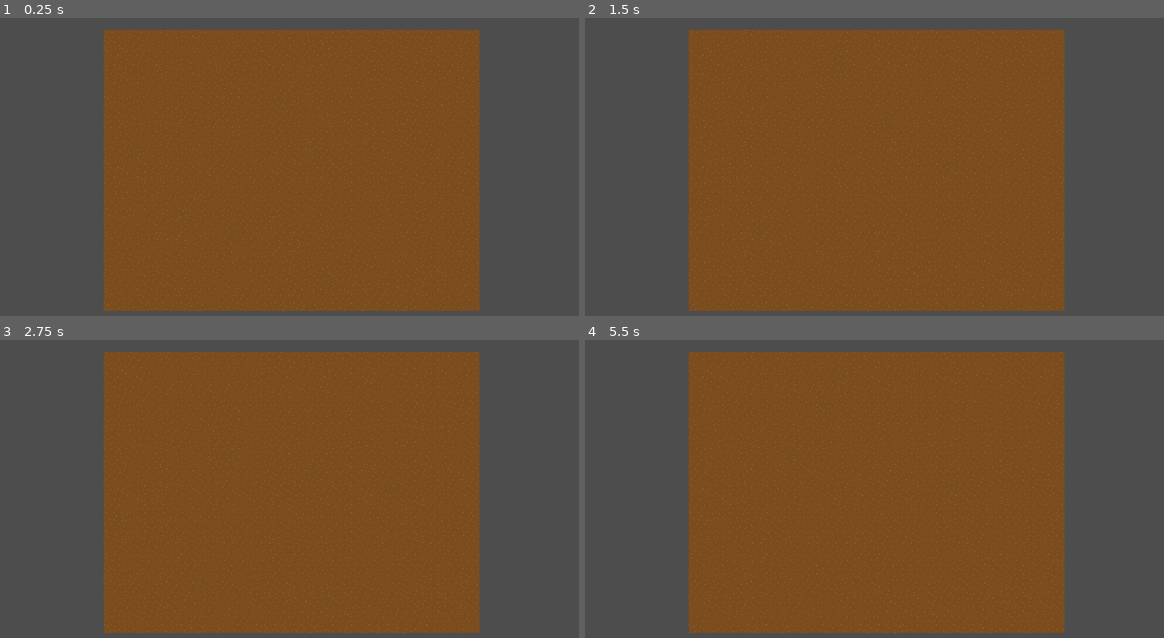
Above: before the commit, frames 1-4 (two rows, left to right).
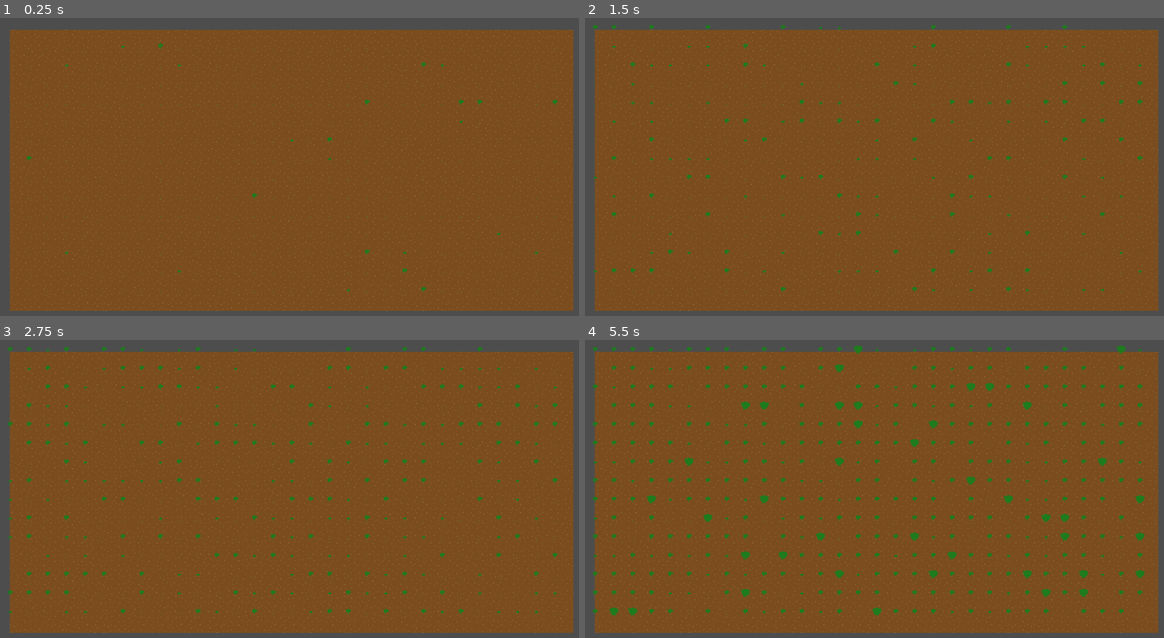
Above: after the commit, the same moments.

Repository: knuklz/Kaizen
Game: Godot game, scene res://main.tscn
The game is run twice, just before and just after one commit, with the same random seed, the same clock (stepped at 60 frames per second) and the same inputs.
Inputs:
- Up to frame 1 (0.25 s): no input
- Up to frame 2 (1.5 s): tap Enter at 0.5 s; tap Space at 1.25 s
- Up to frame 3 (2.75 s): no input
- Up to frame 4 (5.5 s): tap Enter at 2.75, 4.25 s; tap Space at 3.5 s

The runs differ from the first frame. In frame 1, 31% of the frame differs, in the area x 1-100%, y 3-99%; in frame 2, 32%; in frame 3, 32%; in frame 4, 34%, in the area x 1-100%, y 1-99%.

Commit message:
Added Tree lifecycle test.

Diff:
--- /dev/null
+++ b/GameObjects/Tree.tscn
@@ -0,0 +1,52 @@
+[gd_scene load_steps=9 format=3 uid="uid://b3dw1bycanbr"]
+
+[ext_resource type="Texture2D" uid="uid://wrqtimi8cxk6" path="res://Sprites/Plant.png" id="1_131i3"]
+[ext_resource type="Script" path="res://Scripts/Tree.gd" id="2_d4iti"]
+
+[sub_resource type="AtlasTexture" id="AtlasTexture_i2yfp"]
+atlas = ExtResource("1_131i3")
+region = Rect2(0, 0, 32, 32)
+
+[sub_resource type="AtlasTexture" id="AtlasTexture_tnvt4"]
+atlas = ExtResource("1_131i3")
+region = Rect2(32, 0, 32, 32)
+
+[sub_resource type="AtlasTexture" id="AtlasTexture_41j5u"]
+atlas = ExtResource("1_131i3")
+region = Rect2(0, 32, 32, 32)
+
+[sub_resource type="AtlasTexture" id="AtlasTexture_xojpy"]
+atlas = ExtResource("1_131i3")
+region = Rect2(32, 32, 32, 32)
+
+[sub_resource type="AtlasTexture" id="AtlasTexture_8l1gh"]
+atlas = ExtResource("1_131i3")
+region = Rect2(0, 64, 32, 32)
+
+[sub_resource type="SpriteFrames" id="SpriteFrames_8maid"]
+animations = [{
+"frames": [{
+"duration": 1.0,
+"texture": SubResource("AtlasTexture_i2yfp")
+}, {
+"duration": 1.0,
+"texture": SubResource("AtlasTexture_tnvt4")
+}, {
+"duration": 1.0,
+"texture": SubResource("AtlasTexture_41j5u")
+}, {
+"duration": 1.0,
+"texture": SubResource("AtlasTexture_xojpy")
+}, {
+"duration": 1.0,
+"texture": SubResource("AtlasTexture_8l1gh")
+}],
+"loop": true,
+"name": &"default",
+"speed": 0.0
+}]
+
+[node name="AnimatedSprite2D" type="AnimatedSprite2D"]
+texture_filter = 1
+sprite_frames = SubResource("SpriteFrames_8maid")
+script = ExtResource("2_d4iti")
--- a/GameObjects/row.tscn
+++ b/GameObjects/row.tscn
@@ -15,5 +15,5 @@
 theme_override_constants/h_separation = 0
 theme_override_constants/v_separation = 0
 script = ExtResource("1_fj5wi")
-grid_width = 20
+grid_width = 30
 grid_height = 15
--- /dev/null
+++ b/Scripts/Tree.gd
@@ -0,0 +1,28 @@
+extends AnimatedSprite2D
+
+@export var age: int = randi_range(1,200)
+var template = preload("res://GameObjects/Tree.tscn")
+# Called when the node enters the scene tree for the first time.
+func _ready():
+	frame = 0
+
+
+# Called every frame. 'delta' is the elapsed time since the previous frame.
+func _process(delta):
+	if randi_range(0,100) <= 35:
+		age += 1
+	if age == 100:
+		frame = 1
+
+	if age == 150:
+		frame = 2
+	if age == 300:
+		frame = 3
+	if age == 500:
+		frame = 4
+		var bby = template.instantiate()
+		var tarP = get_parent()
+		tarP.add_child(bby)
+	if age == 550:
+
+		free()
--- a/Scripts/bloxel.gd
+++ b/Scripts/bloxel.gd
@@ -1,9 +1,11 @@
 extends ColorRect
 
-
+var plant = preload("res://GameObjects/Tree.tscn")
 # Called when the node enters the scene tree for the first time.
 func _ready():
 	pass # Replace with function body.
+
+
 	#rotation_degrees = randi_range(1,4)*90
 	#set_rotation_degrees(45)
 
@@ -15,5 +17,5 @@
 func _on_tree_entered():
 
 	$TextureRect.rotation_degrees = randi_range(1,4)*90
-
+	add_child(plant.instantiate())
 	pass # Replace with function body.
Binary file added: Sprites/Plant.png
Not shown, added: Sprites/Plant.png.import
